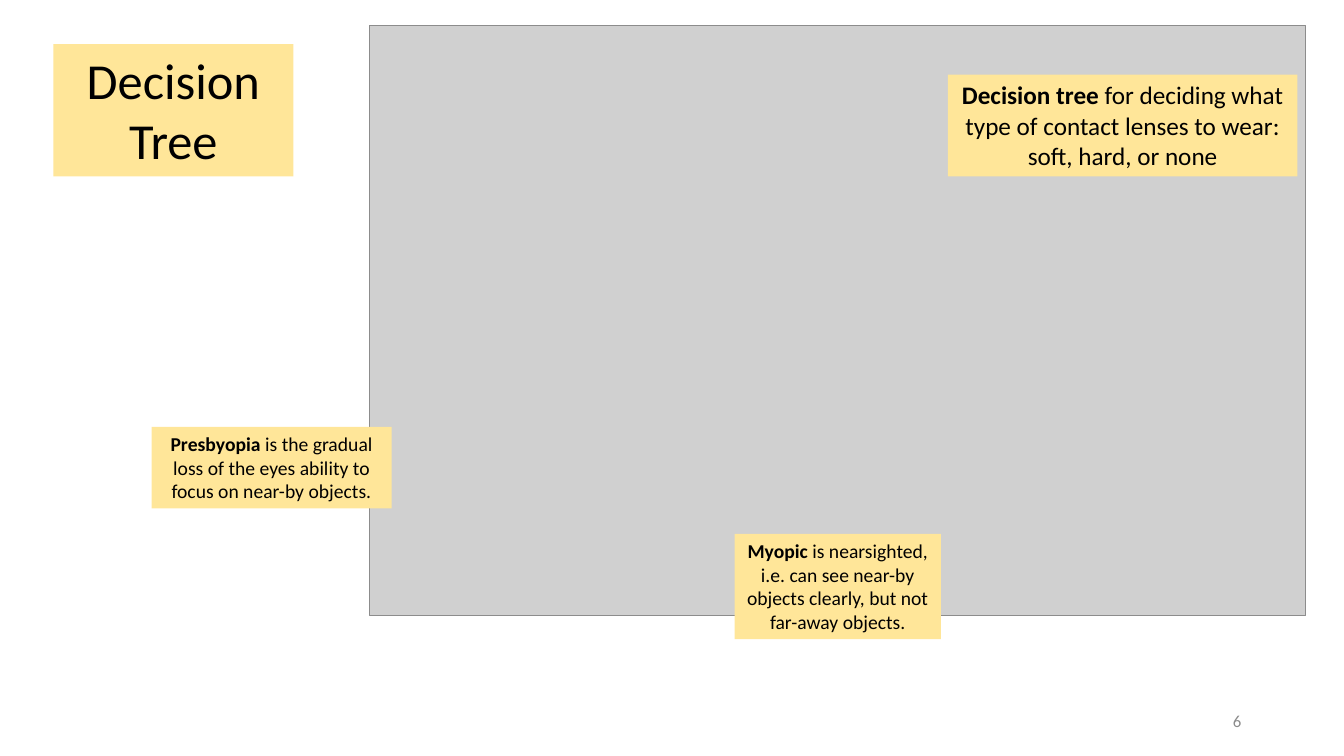
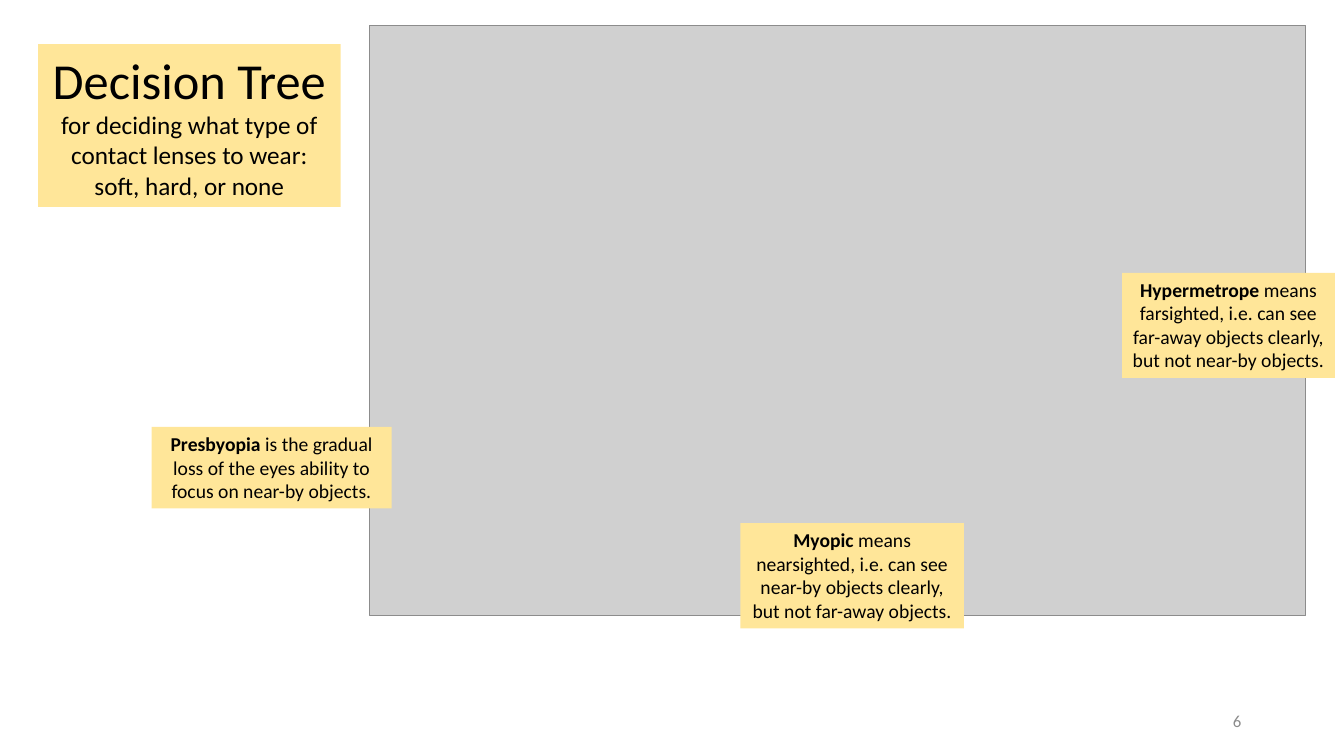
Before and after one commit to tjd1234/cmpt225fall2023, a slide deck: slide 6 of lecture_notes/week5/week5_trees.pptx. Drawn at 1344x756 pixels with LibreOffice and Linux fonts; fonts in the diff are those of the drawing; grey boxes stand for pictures. Boxes give left, top, right and bottom in pixels: in the first picture for what was removed or moved away, otherwise in the second. Text is boxed around its words. In the diff, an @@ line names an element or a change of style, - is before the commit and + after.

```diff
--- a/lecture_notes/week5/week5_trees.pptx
+++ b/lecture_notes/week5/week5_trees.pptx
@@ rectangle "Decision Tree for deciding what ...": place and size @@
-rectangle "Decision Tree for deciding what ..." at (53, 44, 293, 176)
+rectangle "Decision Tree for deciding what ..." at (38, 44, 341, 208)
@@ text in rectangle at (53, 64, 325, 198): text changed; size 36 to 18 pt @@
-Decision Tree
+Decision Tree
+for deciding what type of contact lenses to wear: soft, hard, or none
@@ rectangle removed at (948, 75, 1298, 176) @@
-Decision tree for deciding what type of contact lenses to wear: soft, hard, or none
@@ rectangle added at (1122, 273, 1335, 378), fill #FFE699, 14 pt, text #000000 @@
+Hypermetrope means farsighted, i.e. can see far-away objects clearly, but not near-by objects.
@@ rectangle "Myopic means nearsighted, i.e. can ...": place and size @@
-rectangle "Myopic means nearsighted, i.e. can ..." at (735, 534, 942, 639)
+rectangle "Myopic means nearsighted, i.e. can ..." at (741, 523, 965, 628)
@@ text in rectangle at (753, 533, 952, 622): text changed @@
-Myopic is nearsighted, i.e. can see near-by objects clearly, but not far-away objects.
+Myopic means nearsighted, i.e. can see near-by objects clearly, but not far-away objects.
```
Also in this commit, not shown: 2 other files.
